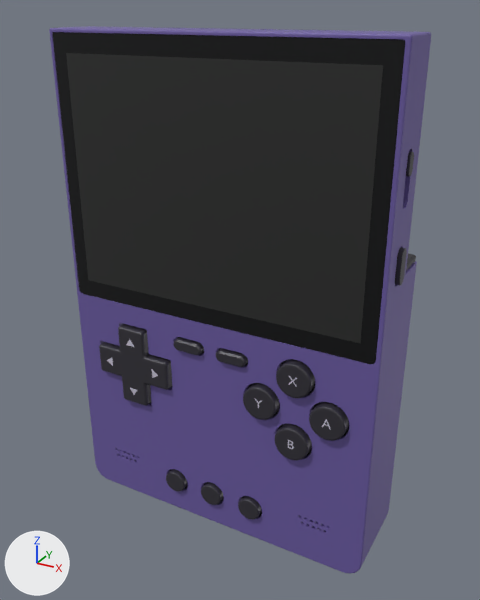
The glTF model site/models/brick.glb, before and after one commit.
Camera for both pictures: a camera (50 mm lens) standing at (0.0659, -0.1171, 0.0586) and looking at (0.0014, 0.0001, 0.0). Every picture has the same lights, and +X, +Y and +Z are marked at lower left. The first picture is the older version. Where no turn or scale is listed for an object, it has been applied to the vertices. Vertices at exactly the same position are counted once.

Before the edit, the objects in view are built like this:
```python
mat_purple_plastic_shell = principled_material('Purple plastic shell')
mat_purple_plastic_shell.base_color = (0.144, 0.102, 0.352)  # blue #6a5aa0
me_plastic_shell = bpy.data.meshes.new('Plastic shell')
me_plastic_shell.from_pydata(...)  # 14821 vertices, 29378 faces; spans x -0.0374..0.0374, y -0.0113..0.0099, z -0.0551..0.055
# faces by material slot: [9498, 8748, 8964, 1392, 284, 68, 284, 140]
me_plastic_shell.materials.append(mat_purple_plastic_shell)  # blue #6a5aa0
me_plastic_shell.materials.append(mat_port_and_socket_interiors)  # black #0b0c10
me_plastic_shell.materials.append(mat_graphite_plastic_keys)  # dark grey #302e36
me_plastic_shell.materials.append(mat_steel_port_rims)  # light grey #b9bfc0
me_plastic_shell.materials.append(mat_black_glass)  # black #07080b
me_plastic_shell.materials.append(mat_key_markings)  # light grey #c9c5d6
me_plastic_shell.materials.append(mat_purple_plastic__shaded)  # blue #5a4c8a
me_plastic_shell.materials.append(mat_frosted_light_bar)  # white #e9e6f2
me_screen = bpy.data.meshes.new('Screen')
me_screen.from_pydata([(-0.0325, -0.0099, 0.0016), (0.0325, -0.0099, 0.0016), (0.0325, -0.0099, 0.0503), (-0.0325, -0.0099, 0.0503)], [], [(0, 1, 2), (0, 2, 3)])
me_screen.materials.append(mat_display)  # black #080b08
ob_housing_and_controls = bpy.data.objects.new('Housing and controls', me_plastic_shell)
ob_housing_and_controls.location = (0.0, 0.0, 0.0)
ob_screen = bpy.data.objects.new('Screen', me_screen)
ob_screen.location = (0.0, 0.0, 0.0)
```
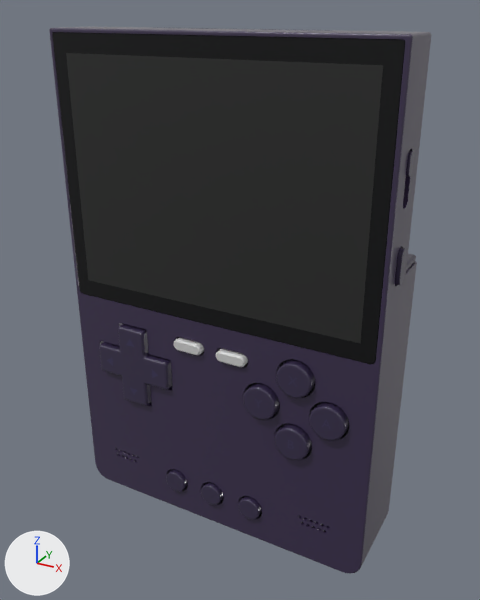
What changed in the scene script:
```text
Change mat_purple_plastic_shell:
    mat_purple_plastic_shell.base_color: (0.144, 0.102, 0.352) -> (0.0382, 0.0232, 0.0704)  # blue #6a5aa0 -> dark purple #372a4b
Add mat_purple_plastic_keys:
    mat_purple_plastic_keys = principled_material('Purple plastic keys')
    mat_purple_plastic_keys.base_color = (0.0343, 0.0232, 0.0648)  # dark purple #342a48
    mat_purple_plastic_keys.roughness = 0.3
    mat_purple_plastic_keys.coat_weight = 0.5
    mat_purple_plastic_keys.coat_roughness = 0.12
Add mat_light_grey_pills:
    mat_light_grey_pills = principled_material('Light grey pills')
    mat_light_grey_pills.base_color = (0.617, 0.617, 0.617)  # light grey #cecece
    mat_light_grey_pills.roughness = 0.38
Change me_plastic_shell:
    where me_plastic_shell.from_pydata(...)  # 14821 vertices, 29378 faces; spans x -0.0374..0.0374, y -0.0113..0.0099, z -0.0551..0.055
    used by ob_housing_and_controls; location = (0.0, 0.0, 0.0)
    me_plastic_shell part 1: 1622 of 14821 vertices moved; they spanned x -0.0374..0.0374, y -0.0113..0.0096, z -0.0257..0.0542 and now span x -0.0374..0.0374, y -0.011..0.0096, z -0.0551..0.0485; mean shift (0.0014, 0.0018, -0.0103); largest move (0.0362, 0.0093, 0.0135) -> (-0.0031, 0.0003, -0.0545)
    me_plastic_shell part 2: 840 of 14821 vertices moved; they spanned x -0.0047..0.0248, y -0.0023..0.0023, z -0.0551..-0.0544 and now span x -0.0357..0.0356, y -0.0113..0.0023, z -0.0551..0.0542; mean shift (-0.0027, -0.0035, 0.0199); largest move (0.0242, 0.0005, -0.0549) -> (-0.0353, -0.0098, 0.0542)
    me_plastic_shell part 3: 7424 faces spanning x -0.0374..0.0374, y -0.0113..0.0096, z -0.0546..0.0485 switch from mat_graphite_plastic_keys (dark grey #302e36) to mat_purple_plastic_keys (dark purple #342a48)
    add me_plastic_shell.materials.append(mat_light_grey_pills)  # light grey #cecece
```

What differs and where, as boxes [x1, y1, x2, y2] in the pictures (480 x 600 px; the box of a moved part takes in the faces that stretch with it):
'Housing and controls', recoloured (blue to dark purple)
    both: [49, 26, 431, 574]
part 1 of me_plastic_shell, moved or reshaped (mostly hidden afterwards)
    before: [53, 32, 416, 449]
    after: [201, 151, 416, 367]
part 2 of me_plastic_shell, moved or reshaped (not visible before)
    after: [53, 32, 405, 449]
part 3 of me_plastic_shell, recoloured
    before: [99, 151, 416, 520]
    after: [99, 247, 416, 520]
